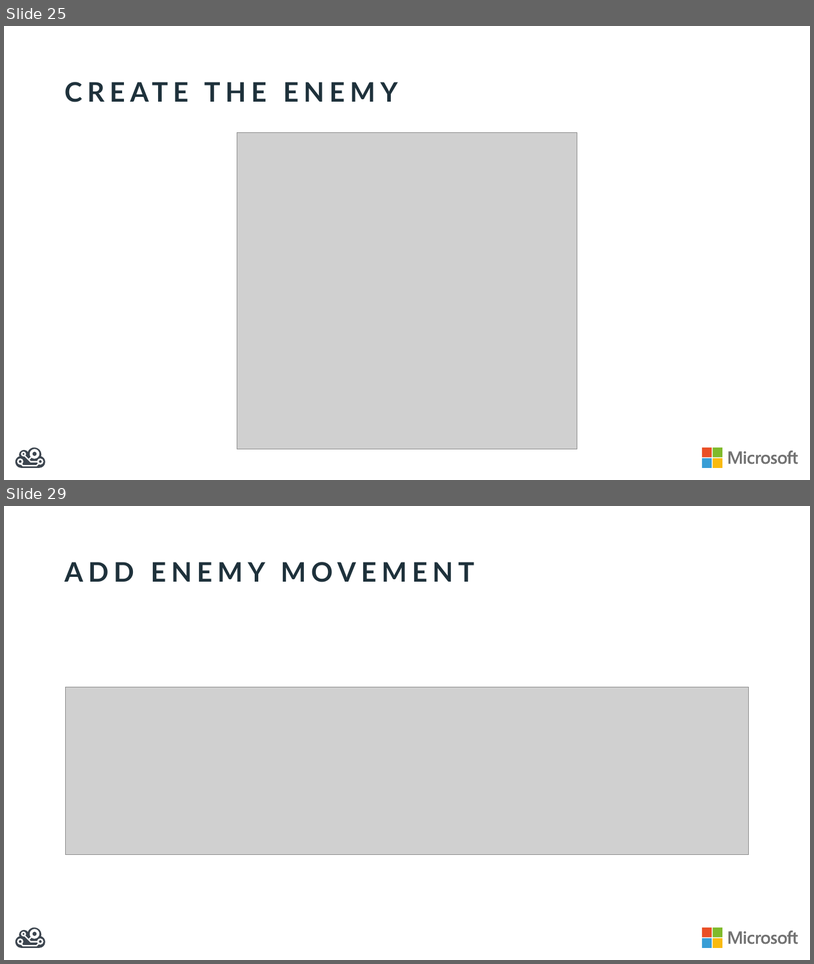
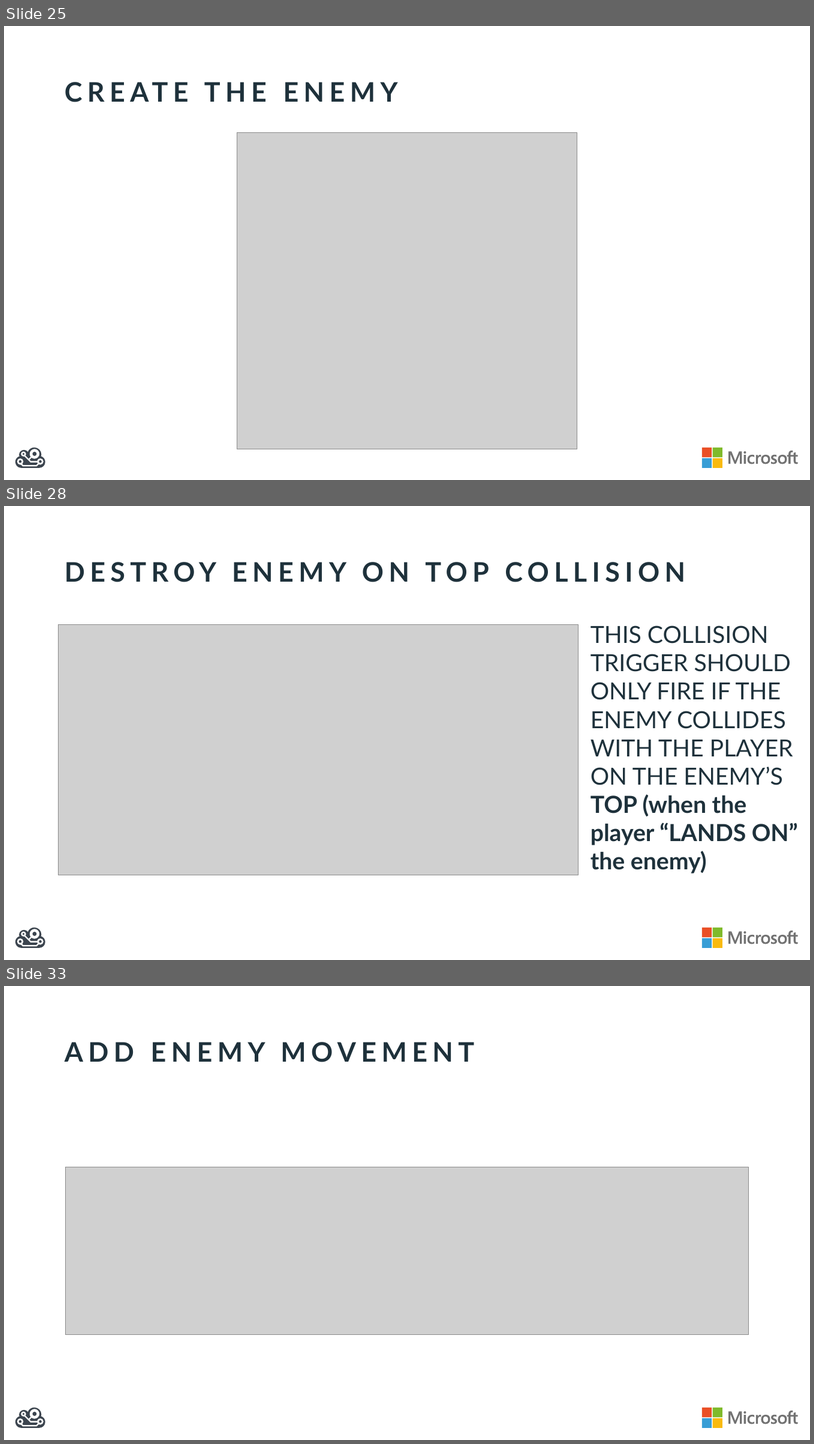
Before and after one commit to BretStateham/KidsGamesEvents, a slide deck: LaJollaLibrary/Slides/Creating a Game with FlowLab.io.pptx. Shown one above the other, each under a label of ours: slides 25 and 29 before the commit, slides 25, 28 and 33 after it; the slides between them are not shown. The pictures are 814x964 and 814x1444 pixels, drawn with LibreOffice and Linux fonts; fonts in the diff are those of the drawing; grey boxes stand for pictures. Boxes give left, top, right and bottom in pixels: in the first picture for what was removed or moved away, otherwise in the second. Text is boxed around its words. In the diff, an @@ line names an element or a change of style, - is before the commit and + after.

```diff
--- a/LaJollaLibrary/Slides/Creating a Game with FlowLab.io.pptx
+++ b/LaJollaLibrary/Slides/Creating a Game with FlowLab.io.pptx
@@ slide 28 added at (4, 506, 810, 960), background #FFFFFF; not listed: 6 template elements that a slide beside it also shows @@
@@ title added at (65, 562, 686, 582), 32 pt, text #1E313B, bold @@
+DESTROY ENEMY ON TOP COLLISION
@@ picture added at (59, 625, 579, 874) @@
@@ text added at (591, 625, 798, 873), 28 pt, text #1E313B @@
+THIS COLLISION TRIGGER SHOULD ONLY FIRE IF THE ENEMY COLLIDES WITH THE PLAYER ON THE ENEMY’S TOP (when the player “LANDS ON” the enemy)
@@ what was slide 29 is now slide 33 @@
```
Also in this commit, not shown: 4 slides changed, 6 other slides added, 3 slides removed, 1 other file.
